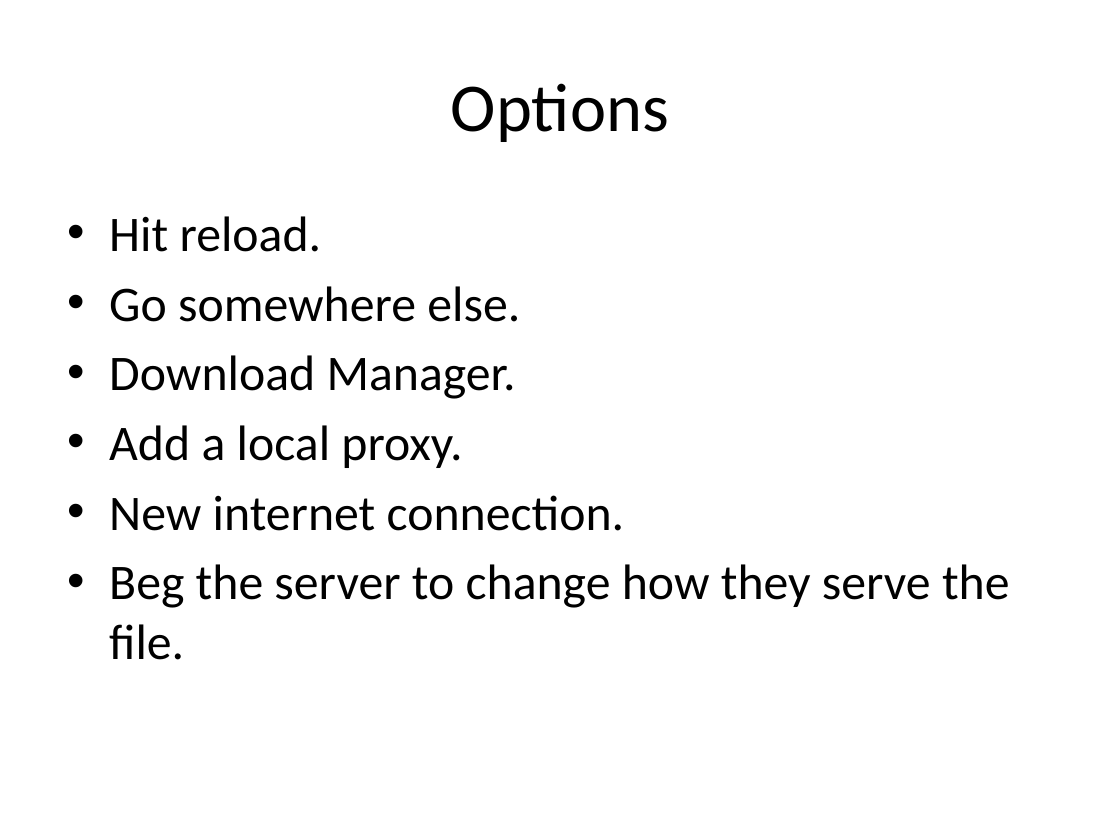
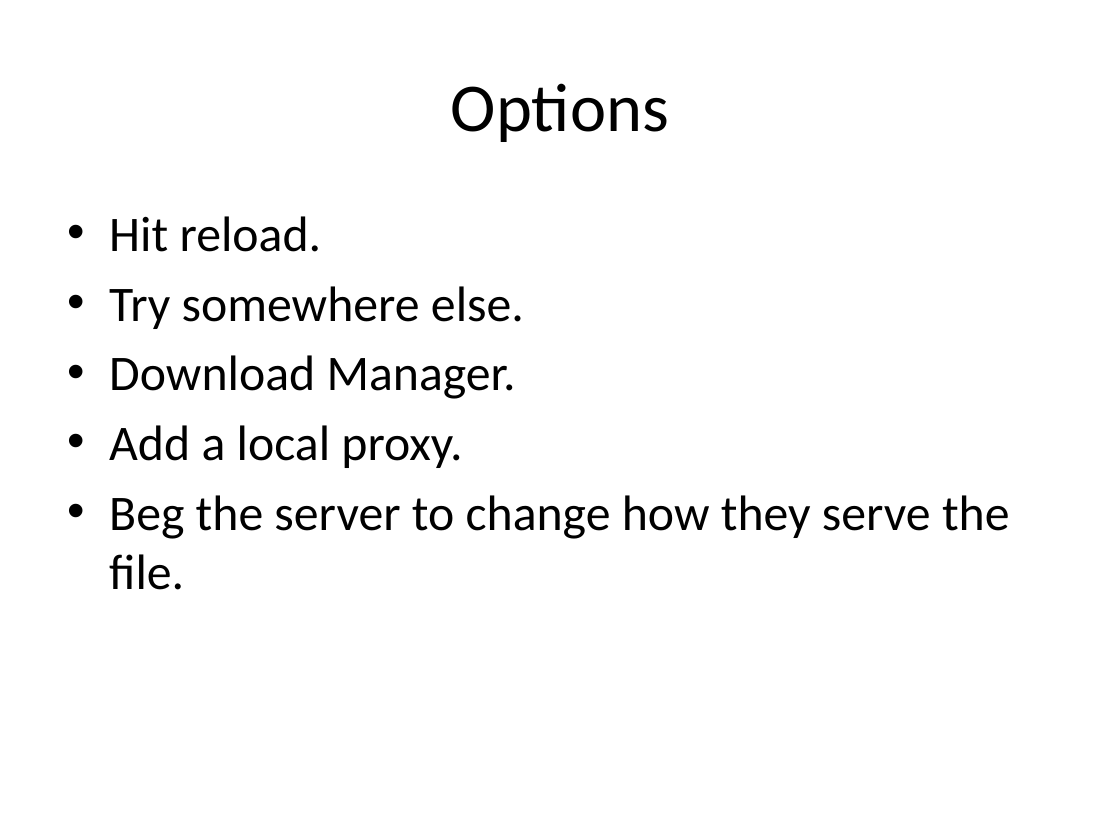
Before and after one commit to rdp/p2pwebclient, a slide deck: slide 5 of thesis_presentation/How to Make the Internet Faster.pptx. Drawn at 1120x840 pixels with LibreOffice and Linux fonts; fonts in the diff are those of the drawing. Boxes give left, top, right and bottom in pixels: in the first picture for what was removed or moved away, otherwise in the second. Text is boxed around its words. In the diff, an @@ line names an element or a change of style, - is before the commit and + after.

```diff
--- a/thesis_presentation/How to Make the Internet Faster.pptx
+++ b/thesis_presentation/How to Make the Internet Faster.pptx
@@ text at box(109, 286, 524, 329): text changed @@
-• Go somewhere else.
+• Try somewhere else.
@@ text at box(109, 495, 625, 531): paragraph removed @@
-• New internet connection.
```
Also in this commit, not shown: 5 other slides changed, 18 slides added, 1 other file.
